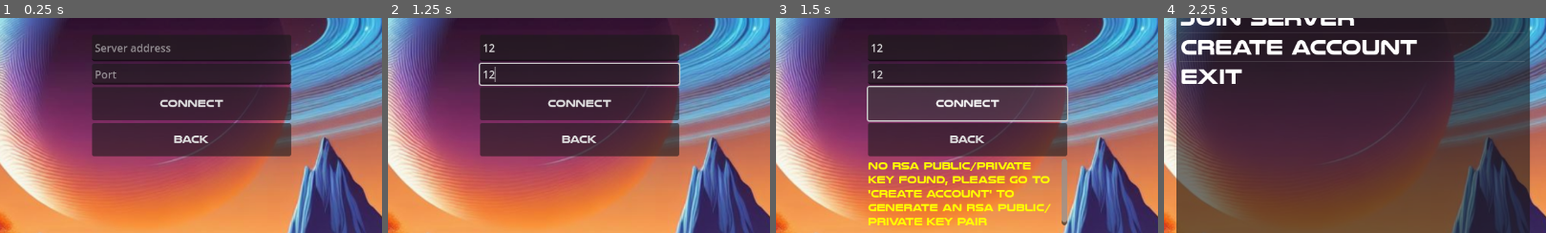
Above: before the commit, frames 1-4 (left to right).
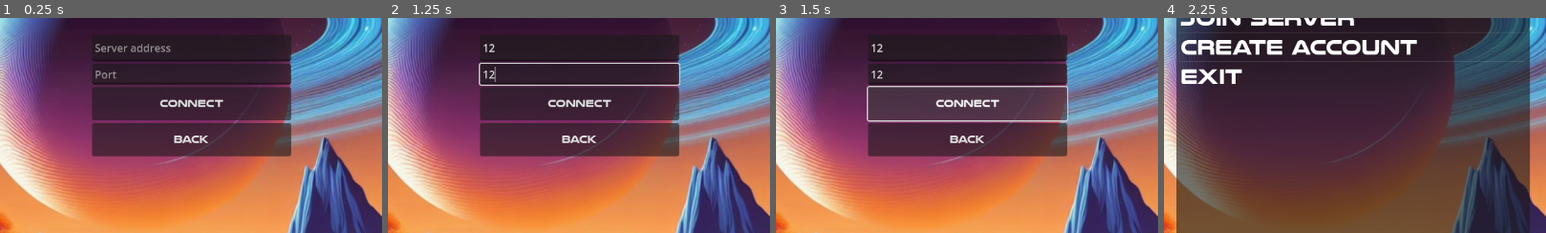
Above: after the commit, the same moments.

Repository: adeneve/OpenRealmsGDClient
Game: Godot game, scene res://StartMenu/SubMenus/JoinServer/JoinServer.tscn
Same seed, same stepped clock (60 frames per second), same inputs: the game is played once before the commit and once after it. This scene is started directly instead of the project's main scene.
Inputs (mouse positions are % of the whole screen's width and height, from its top left):
- Up to frame 1 (0.25 s): no input
- Up to frame 2 (1.25 s): click (50, 38) at 0.52 s; type "12" at 0.6 s; click (50, 44) at 0.75 s; type "12" at 0.83 s
- Up to frame 3 (1.5 s): click "Connect" at 1.25 s
- Up to frame 4 (2.25 s): click "Back" at 2 s
The pictures show only the part of the screen within x 25-75%, y 31-81%; the shares and areas given below are measured in that part.

Frames 1-2 are identical in both runs. In frame 3, 5.2% of the frame differs, in the area x 24-77%, y 65-97%; in frame 4, nothing differs.
Error after the commit: Trying to assign value of type 'Nil' to a variable of type 'String'. (res://StartMenu/SubMenus/JoinServer/JoinServer.gd:80)

Commit message:
working on RSA key verification

Diff:
--- a/Client/StartMenu/SubMenus/JoinServer/JoinServer.gd
+++ b/Client/StartMenu/SubMenus/JoinServer/JoinServer.gd
@@ -13,6 +13,10 @@
 @onready var _client: WebSocketClient = $WebSocketClient
 
 var webSocketConnectionVerified = false
+var ENetConnectionVerified = false
+
+@onready var pubkey: String = ""
+@onready var prvkey: String = ""
 
 
 func info(msg):
@@ -38,6 +42,8 @@
 
 # Called when the node enters the scene tree for the first time.
 func _ready():
+	multiplayer.connected_to_server.connect(_on_connected_ok)
+	multiplayer.connection_failed.connect(_on_connected_fail)
 	pass # Replace with function body.
 
 
@@ -52,12 +58,27 @@
 	var content = file.get_as_text()
 	return content
 
+
+func sendRSApubKey_fromClient(): # Connected to some input.
+	sendRSApubkey.rpc_id(1, pubkey) # Send the input only to the server.
+
+
+# Call local is required if the server is also a player.
+@rpc("any_peer", "call_remote", "reliable")
+func sendRSApubkey(publicKey):
+	# The server knows who sent the input.
+	print("received key: " + publicKey)
+	var sender_id = multiplayer.get_remote_sender_id()
+	print("from sender_id: " + str(sender_id))
+	# Process the input and affect game logic.
+
 func _on_connect_pressed():
 	webSocketConnectionVerified = false
+	ENetConnectionVerified = false
 	# check if RSA key is present
 	print(pubKeyPath)
-	var pubkey = load_file(pubKeyPath)
-	var prvkey = load_file(prvKeyPath)
+	pubkey = load_file(pubKeyPath)
+	prvkey = load_file(prvKeyPath)
 	if pubkey == null or prvkey == null:
 		UI_info("No RSA public/private key found, please go to 'Create Account' to generate an RSA public/private key pair")
 		return
@@ -66,6 +87,7 @@
 	#1. test connection to WebSocketServer
 	UI_info("attempting to connect to WebSocket Server...")
 	if _host.text == "" or _port.text == "":
+		UI_info("Please specify both server name and port")
 		return
 	info("Connecting to host: %s." % [_host.text])
 	#use port for Enet, and port+1 for WebSocket
@@ -84,18 +106,36 @@
 		return
 
 	Globals.hostname = _host.text
-	Globals.port = int(_port.text)
+	Globals.ENetport = int(_port.text)
+	Globals.WebSocketport = webSocketPort
 
 	print(Globals.hostname)
 	#2. test connection to ENet Server
+	# Create client.
+
+	UI_info("attempting to connect to ENet Server...")
+	var peer = ENetMultiplayerPeer.new()
+	peer.create_client(_host.text, Globals.ENetport)
+	multiplayer.multiplayer_peer = peer
+
+	await get_tree().create_timer(5).timeout
+
+	if ENetConnectionVerified:
+		UI_info("Successfully connected to ENet Server")
+	else:
+		UI_info("failed to connect to ENet server")
+		return
 
 	#3. verify RSA key with ENet RPCs
+	sendRSApubKey_fromClient()
 
-	#4. switch to empty 3D scene
+	#4. close connections
 
-	#5. download required assets from server (WebSocket) if not already cached
+	#5. switch to empty 3D scene, and reconnect in that scene with globals
 
-	#6. build world from assets
+	#6. download required assets from server (WebSocket) if not already cached
+
+	#7. build world from assets
 
 	# Websocket looks like a good choice for file transfers
 
@@ -105,3 +145,11 @@
 func _on_back_button_pressed():
 	get_tree().change_scene_to_file(StartMenuPath)
 	pass # Replace with function body.
+
+func _on_connected_ok():
+	ENetConnectionVerified = true
+	pass
+
+func _on_connected_fail():
+	ENetConnectionVerified = false
+	pass
--- a/Client/Utils/Globals.gd
+++ b/Client/Utils/Globals.gd
@@ -1,7 +1,8 @@
 extends Node
 
 var hostname : String
-var port : int
+var ENetport : int
+var WebSocketport : int
 # Called when the node enters the scene tree for the first time.
 func _ready():
 	pass # Replace with function body.
